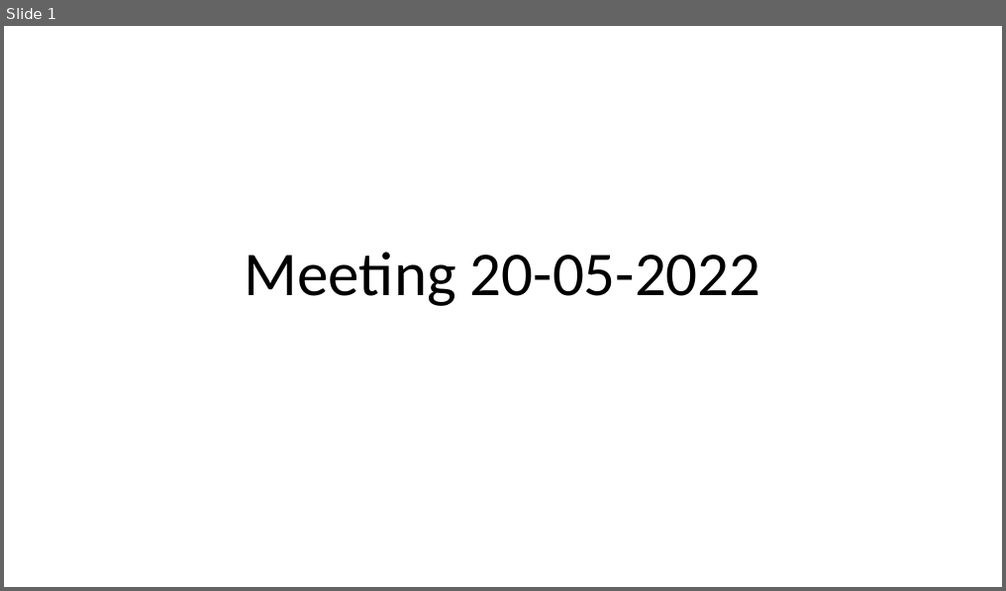
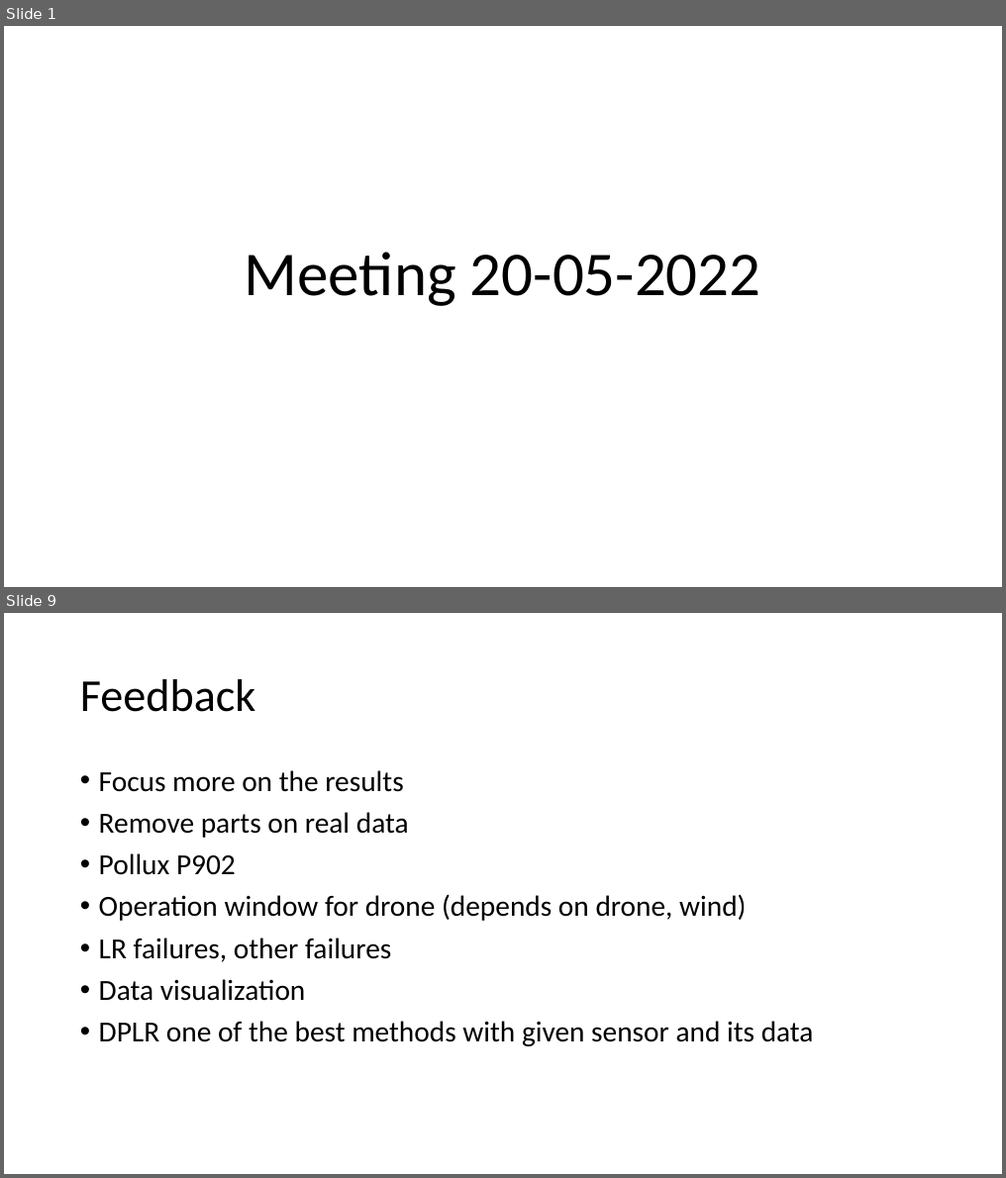
Before and after one commit to lancedw/3D-state-prediction-for-surface-vessels-using-IMU-data-and-images, a slide deck: Documentation/Presentations/Meeting 20-05-2022.pptx. Shown one above the other, each under a label of ours: slide 1 before the commit, slides 1 and 9 after it; the slides between them are not shown. The pictures are 1006x591 and 1006x1178 pixels, drawn with LibreOffice and Linux fonts; fonts in the diff are those of the drawing. Boxes give left, top, right and bottom in pixels: in the first picture for what was removed or moved away, otherwise in the second. Text is boxed around its words. In the diff, an @@ line names an element or a change of style, - is before the commit and + after.

```diff
--- a/Documentation/Presentations/Meeting 20-05-2022.pptx
+++ b/Documentation/Presentations/Meeting 20-05-2022.pptx
@@ slide 9 added at [4,613,1002,1174], background #FFFFFF @@
@@ title added at [80,679,256,712], 44 pt, text #000000 @@
+Feedback
@@ text added at [99,770,814,1047], 28 pt, text #000000 @@
+• Focus more on the results
+• Remove parts on real data
+• Pollux P902
+• Operation window for drone (depends on drone, wind)
+• LR failures, other failures
+• Data visualization
+• DPLR one of the best methods with given sensor and its data
```
Also in this commit, not shown: 1 slide changed, 6 other slides added, 4 other files.
